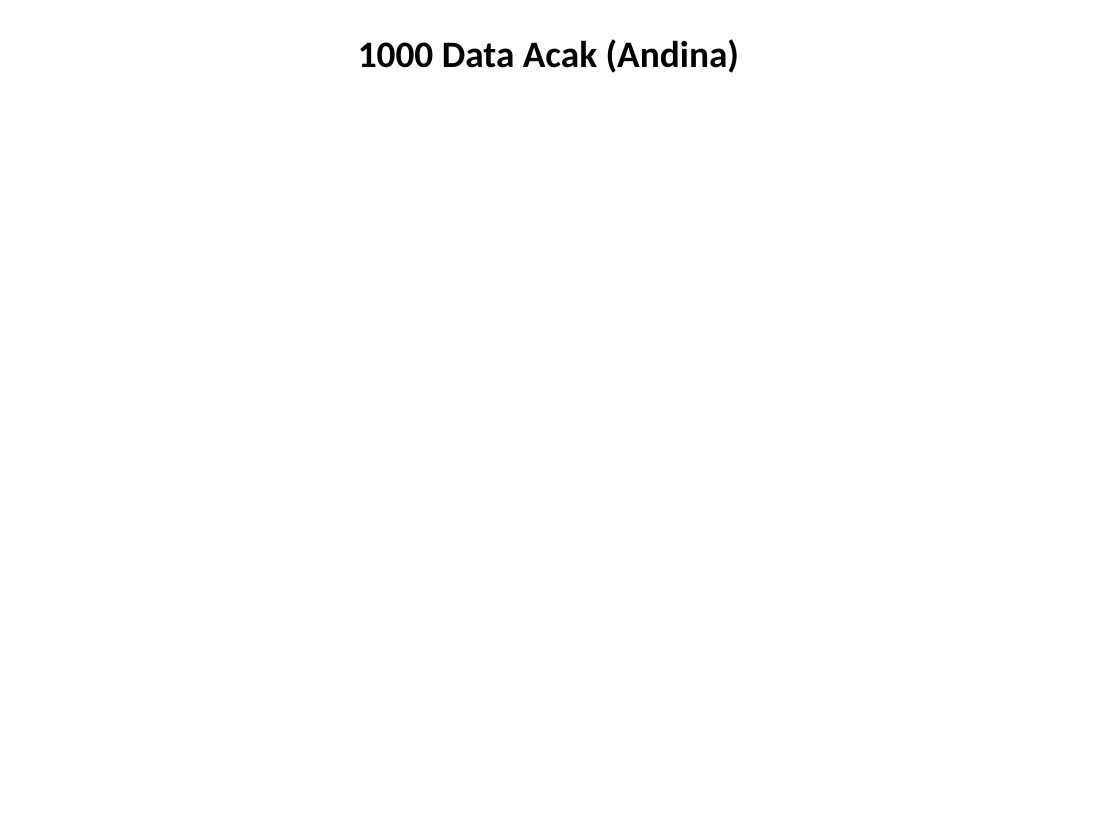
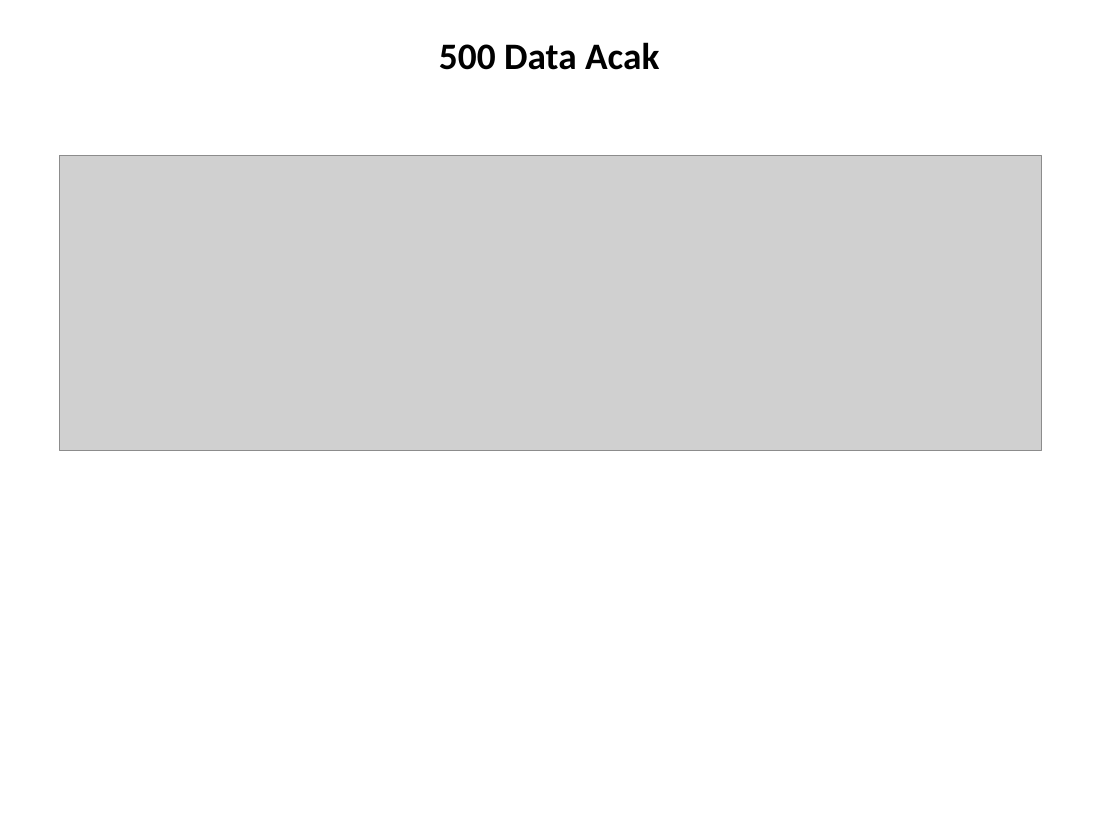
Before and after one commit to elizajasin/documents_classification_ANN, a slide deck: slide 3 of hasil ANN.pptx (slide 4 before the commit). Drawn at 1120x840 pixels with LibreOffice and Linux fonts; fonts in the diff are those of the drawing; grey boxes stand for pictures. Boxes give left, top, right and bottom in pixels: in the first picture for what was removed or moved away, otherwise in the second. Text is boxed around its words. In the diff, an @@ line names an element or a change of style, - is before the commit and + after.

```diff
--- a/hasil ANN.pptx
+++ b/hasil ANN.pptx
@@ text at (439, 42, 659, 70): text changed @@
-1000 Data Acak (Andina)
+500 Data Acak
@@ picture added at (59, 156, 1042, 450) @@
```
Also in this commit, not shown: 11 other files.
